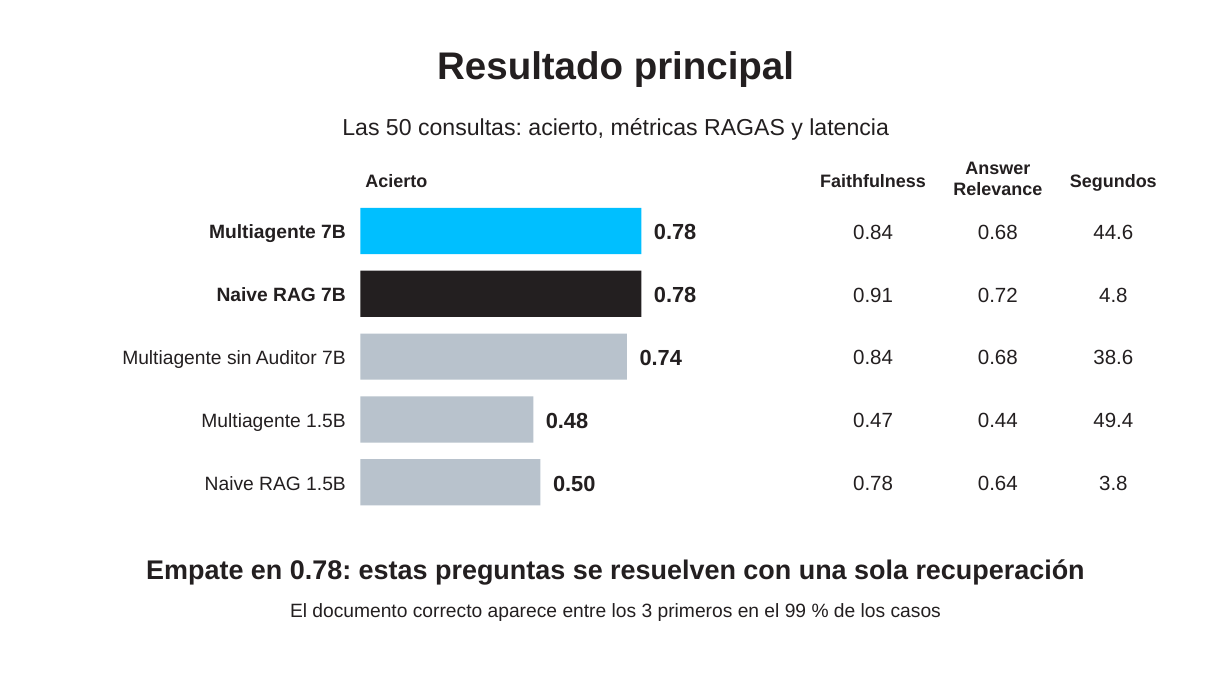
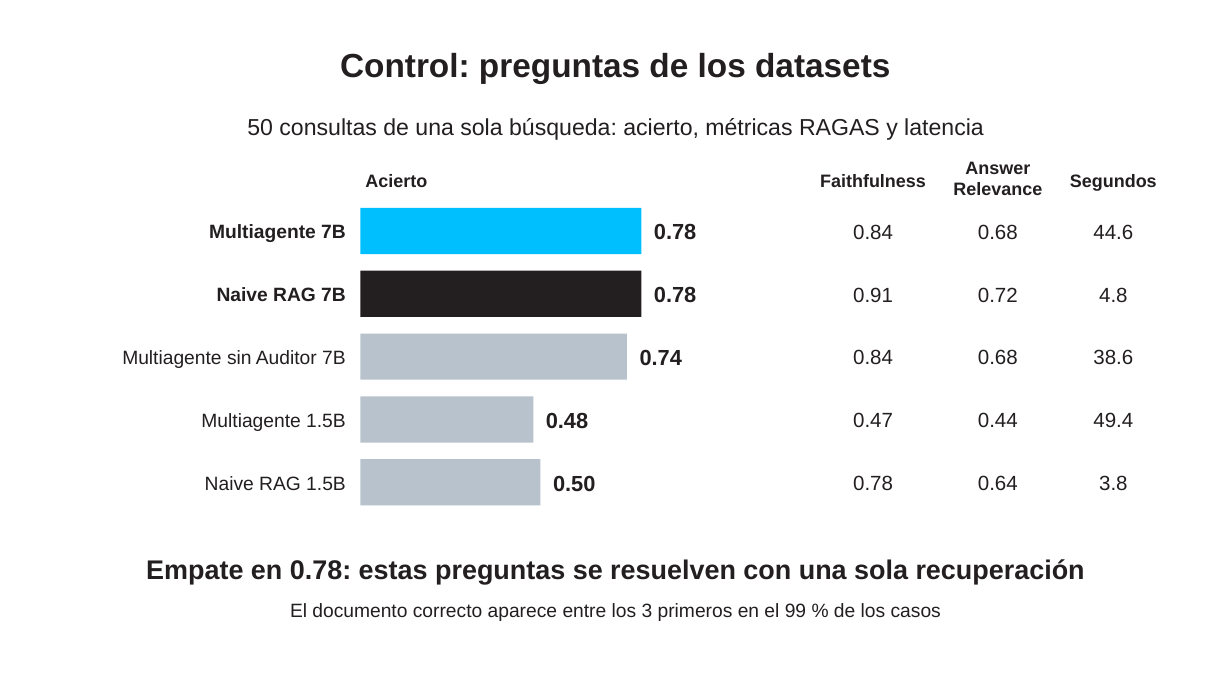
Before and after one commit to ricardoamiel/auditor-react, a slide deck: slide 17 of presentacion/Presentacion_Auditor_ReAct_sin_pasos.pptx (slide 16 before the commit). Drawn at 1232x693 pixels with LibreOffice and Linux fonts; fonts in the diff are those of the drawing; background and template pictures are left out. Boxes give left, top, right and bottom in pixels: in the first picture for what was removed or moved away, otherwise in the second. Text is boxed around its words. In the diff, an @@ line names an element or a change of style, - is before the commit and + after.

Commit message:
Resultados de las 50 consultas complejas

```diff
--- a/presentacion/Presentacion_Auditor_ReAct_sin_pasos.pptx
+++ b/presentacion/Presentacion_Auditor_ReAct_sin_pasos.pptx
@@ text at [340, 53, 890, 83]: text changed; size 30 to 26 pt @@
-Resultado principal
+Control: preguntas de los datasets
@@ text at [247, 118, 984, 140]: text changed @@
-Las 50 consultas: acierto, métricas RAGAS y latencia
+50 consultas de una sola búsqueda: acierto, métricas RAGAS y latencia
```
Also in this commit, not shown: 6 other slides changed, 30 other files.
